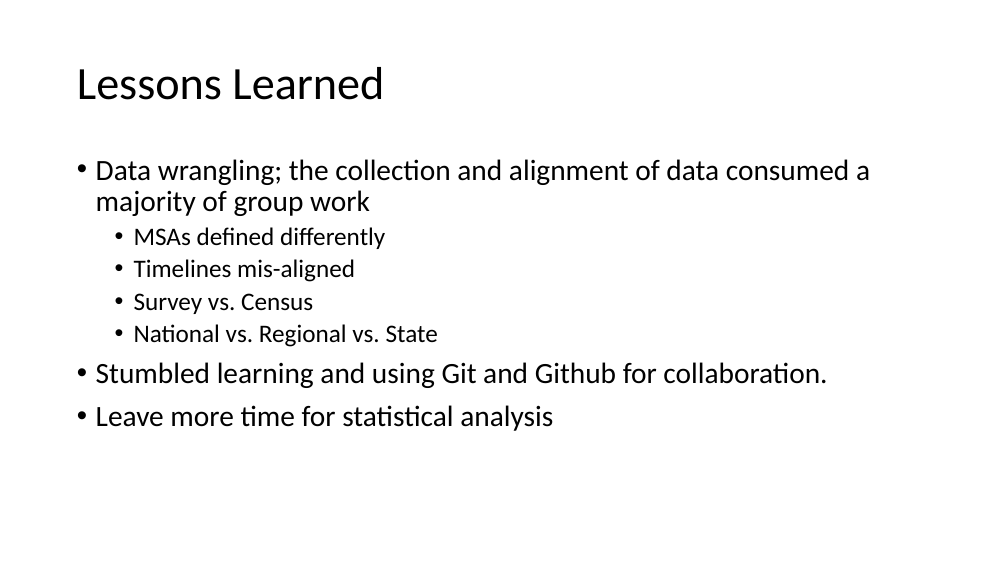
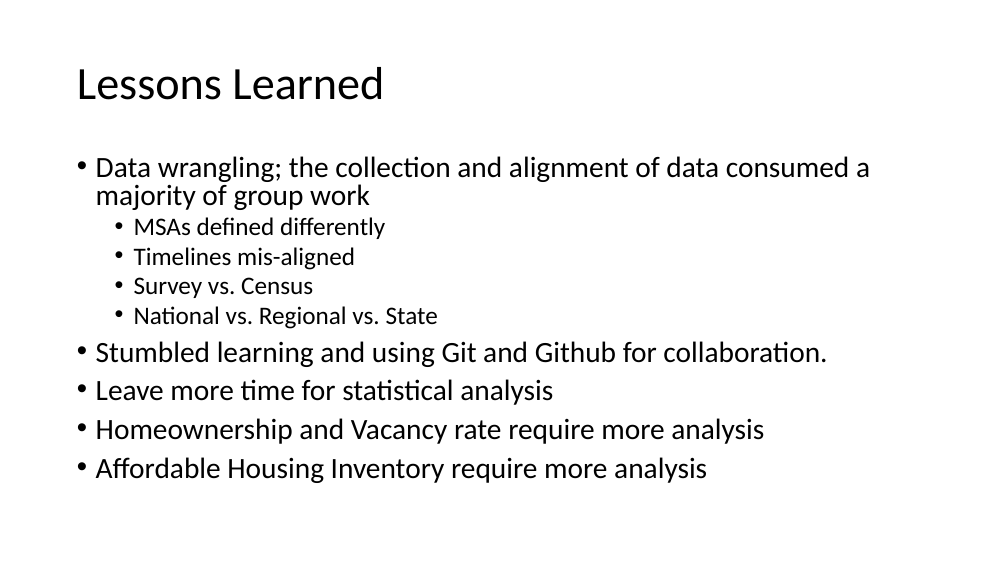
Before and after one commit to bowielh/Project1_Group1, a slide deck: slide 24 of Housing_Bubble.pptx (slide 25 before the commit). Drawn at 1008x567 pixels with LibreOffice and Linux fonts; fonts in the diff are those of the drawing. Boxes give left, top, right and bottom in pixels: in the first picture for what was removed or moved away, otherwise in the second. Text is boxed around its words. In the diff, an @@ line names an element or a change of style, - is before the commit and + after.

```diff
--- a/Housing_Bubble.pptx
+++ b/Housing_Bubble.pptx
@@ text at [96, 156, 870, 405]: line spacing 0.9 to 0.8 @@
@@ text at [96, 418, 764, 483]: paragraphs added @@
+• Homeownership and Vacancy rate require more analysis
+• Affordable Housing Inventory require more analysis
```
Also in this commit, not shown: 4 other slides changed, 4 slides added, 3 slides removed, 5 other files.
